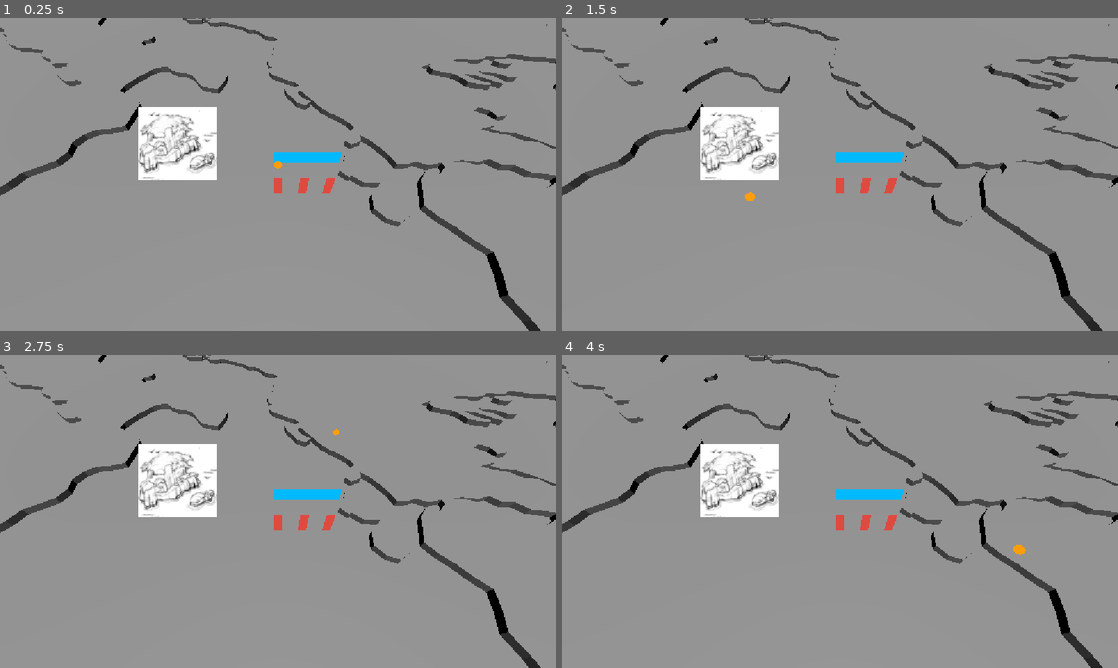
Above: before the commit, frames 1-4 (two rows, left to right).
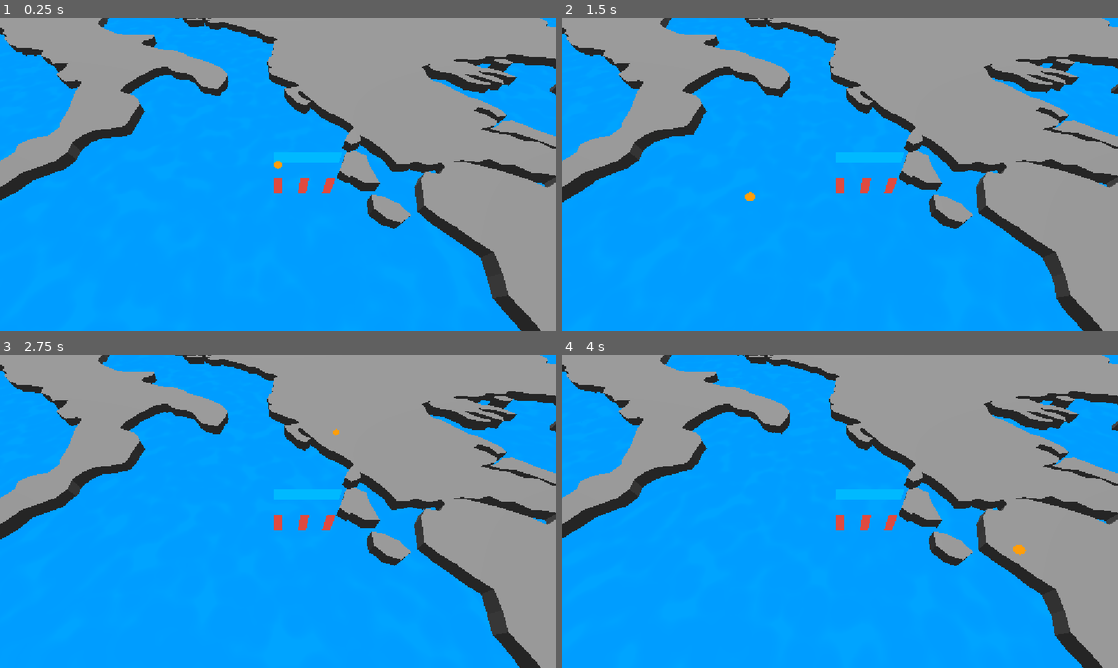
Above: after the commit, the same moments.

Repository: DatYak/Brackeys-Jam-26
Game: Godot game, scene res://scenes/game.tscn
Same seed, same stepped clock (60 frames per second), same inputs: the game is played once before the commit and once after it.
Inputs (mouse positions are in pixels of both pictures, inside the frame that each line leads up to):
- Up to frame 1 (0.25 s): no input
- Up to frame 2 (1.5 s): tap Enter (ui_accept) at 0.5, 0.77 s; move the mouse to (962, 158) at 0.52 s; hold Right (ui_right) 0.53-1.25 s; click (962, 158) at 0.67 s; drag from (728, 190) to (812, 237) at 1.27 s
- Up to frame 3 (2.75 s): move the mouse to (333, 442) at 2.02 s; hold Right (ui_right) from 2.03 s (still down)
- Up to frame 4 (4 s): release Right (ui_right) at 2.75 s; drag from (812, 574) to (673, 464) at 2.77 s; move the mouse to (1006, 558) at 3.52 s; hold Left (ui_left) from 3.53 s (still down); tap Enter (ui_accept) at 3.77 s

The runs differ from the first frame. In frame 1, 65% of the frame differs, in the area x 0-100%, y 0-100%; in frame 2, 65%; in frame 3, 65%; in frame 4, 65%.

Commit message:
adding water shader and adjusting ocean

Diff:
--- a/scenes/interactive_map.tscn
+++ b/scenes/interactive_map.tscn
@@ -2,15 +2,23 @@
 
 [ext_resource type="PackedScene" uid="uid://bx0klj2a3og8x" path="res://scenes/camera.tscn" id="1_x3wbd"]
 [ext_resource type="ArrayMesh" uid="uid://fiqkwm3yjh1c" path="res://meshes/SM_Land.obj" id="2_a5d1k"]
-[ext_resource type="ArrayMesh" uid="uid://bepn22goreu58" path="res://meshes/SM_Ocean.obj" id="3_dubcs"]
-[ext_resource type="Texture2D" uid="uid://bojbkv7me7vku" path="res://textures/T_Island_Placeholder.jpg" id="4_dubcs"]
+[ext_resource type="Shader" uid="uid://dn6xs4jqcwjdp" path="res://shaders/water.tres" id="4_y1iwg"]
 
 [sub_resource type="PlaneMesh" id="PlaneMesh_gpgns"]
 
 [sub_resource type="WorldBoundaryShape3D" id="WorldBoundaryShape3D_dvmqr"]
 
-[sub_resource type="SphereShape3D" id="SphereShape3D_dubcs"]
-radius = 4.984
+[sub_resource type="PlaneMesh" id="PlaneMesh_xw8xi"]
+size = Vector2(200, 200)
+subdivide_width = 100
+subdivide_depth = 100
+
+[sub_resource type="ShaderMaterial" id="ShaderMaterial_lijvh"]
+render_priority = 0
+shader = ExtResource("4_y1iwg")
+shader_parameter/ColorParameter = Color(0, 0.4392157, 0.73333335, 1)
+
+[sub_resource type="Environment" id="Environment_y1iwg"]
 
 [node name="InteractiveMap" type="Node" unique_id=1772888486]
 
@@ -19,6 +27,7 @@
 
 [node name="MeshInstance3D" type="MeshInstance3D" parent="Map" unique_id=1291352632]
 transform = Transform3D(90, 0, 0, 0, 90.00001, 0, 0, 0, 90.00001, 0, 0, 0)
+visible = false
 mesh = SubResource("PlaneMesh_gpgns")
 
 [node name="CollisionShape3D" type="CollisionShape3D" parent="Map" unique_id=996497350]
@@ -28,28 +37,18 @@
 [node name="Camera3D" parent="." unique_id=2076793452 instance=ExtResource("1_x3wbd")]
 transform = Transform3D(1, 0, 0, 0, 0.61977905, 0.7847764, 0, -0.7847764, 0.61977905, 0, 21.30045, 18.946604)
 
-[node name="Environment" type="Node3D" parent="." unique_id=1564010107]
+[node name="Terrain" type="Node3D" parent="." unique_id=1564010107]
 transform = Transform3D(1, 0, 0, 0, 1, 0, 0, 0, 1, 0, -0.86549187, 0)
 
-[node name="MeshInstance3D" type="MeshInstance3D" parent="Environment" unique_id=1916904293]
+[node name="Land" type="MeshInstance3D" parent="Terrain" unique_id=1916904293]
 mesh = ExtResource("2_a5d1k")
 
-[node name="MeshInstance3D2" type="MeshInstance3D" parent="Environment" unique_id=602717015]
-transform = Transform3D(1, 0, 0, 0, 1, 0, 0, 0, 1, 0, 0.86549187, 0)
-mesh = ExtResource("3_dubcs")
+[node name="Water" type="MeshInstance3D" parent="Terrain" unique_id=602717015]
+mesh = SubResource("PlaneMesh_xw8xi")
+surface_material_override/0 = SubResource("ShaderMaterial_lijvh")
 
-[node name="DirectionalLight3D" type="DirectionalLight3D" parent="Environment" unique_id=875756379]
-transform = Transform3D(1, 0, 0, 0, 0.2405025, 0.9706485, 0, -0.9706485, 0.2405025, 0, 0.86549187, 0)
+[node name="WorldEnvironment" type="WorldEnvironment" parent="." unique_id=2058455061]
+environment = SubResource("Environment_y1iwg")
 
-[node name="Node3D" type="Node3D" parent="." unique_id=30988835]
-transform = Transform3D(1, 0, 0, 0, 1, 0, 0, 0, 1, -13.048136, 2.7225094, -0.36652374)
-
-[node name="Sprite3D" type="Sprite3D" parent="Node3D" unique_id=24847536]
-billboard = 1
-texture = ExtResource("4_dubcs")
-
-[node name="Area3D" type="Area3D" parent="Node3D" unique_id=869207730]
-
-[node name="CollisionShape3D" type="CollisionShape3D" parent="Node3D/Area3D" unique_id=886377238]
-transform = Transform3D(1, 0, 0, 0, 1, 0, 0, 0, 1, 0, 0.54999995, 0)
-shape = SubResource("SphereShape3D_dubcs")
+[node name="DirectionalLight3D" type="DirectionalLight3D" parent="." unique_id=346729538]
+transform = Transform3D(1, 0, 0, 0, -0.17997956, 0.98367035, 0, -0.98367035, -0.17997956, 0, 0, 0)
--- /dev/null
+++ b/shaders/water.tres
@@ -0,0 +1,139 @@
+[gd_resource type="VisualShader" format=3 uid="uid://dn6xs4jqcwjdp"]
+
+[sub_resource type="FastNoiseLite" id="FastNoiseLite_xw8xi"]
+noise_type = 2
+seed = 2
+frequency = 0.1
+fractal_type = 0
+cellular_distance_function = 1
+
+[sub_resource type="NoiseTexture2D" id="NoiseTexture2D_243dc"]
+noise = SubResource("FastNoiseLite_xw8xi")
+seamless = true
+
+[sub_resource type="VisualShaderNodeTexture" id="VisualShaderNodeTexture_phhhr"]
+texture = SubResource("NoiseTexture2D_243dc")
+
+[sub_resource type="VisualShaderNodeVectorOp" id="VisualShaderNodeVectorOp_5w6nj"]
+default_input_values = [0, Quaternion(0, 0, 0, 0), 1, Quaternion(0, 0, 0, 0)]
+op_type = 2
+operator = 2
+
+[sub_resource type="VisualShaderNodeVectorOp" id="VisualShaderNodeVectorOp_wjwk1"]
+default_input_values = [0, Quaternion(0, 0, 0, 0), 1, Quaternion(0.098037, 0.860458, 0.496786, -0.056602)]
+op_type = 2
+operator = 5
+
+[sub_resource type="VisualShaderNodeVec4Constant" id="VisualShaderNodeVec4Constant_sxtts"]
+constant = Quaternion(2, 1.35, 2, 2)
+
+[sub_resource type="VisualShaderNodeFloatConstant" id="VisualShaderNodeFloatConstant_xw8xi"]
+constant = 1.0
+
+[sub_resource type="VisualShaderNodeFloatConstant" id="VisualShaderNodeFloatConstant_243dc"]
+
+[sub_resource type="VisualShaderNodeClamp" id="VisualShaderNodeClamp_xw8xi"]
+default_input_values = [0, Quaternion(0, 0, 0, 0), 1, Quaternion(0, 0, 0, 0), 2, Quaternion(1, 1, 1, 1)]
+op_type = 5
+
+[sub_resource type="VisualShaderNodeFloatConstant" id="VisualShaderNodeFloatConstant_phhhr"]
+
+[sub_resource type="VisualShaderNodeFloatConstant" id="VisualShaderNodeFloatConstant_5w6nj"]
+constant = 0.1
+
+[sub_resource type="VisualShaderNodeColorParameter" id="VisualShaderNodeColorParameter_xw8xi"]
+parameter_name = "ColorParameter"
+default_value_enabled = true
+default_value = Color(0, 0.4862745, 0.73333335, 1)
+
+[sub_resource type="FastNoiseLite" id="FastNoiseLite_243dc"]
+noise_type = 2
+frequency = 0.145
+fractal_type = 0
+cellular_distance_function = 1
+
+[sub_resource type="NoiseTexture2D" id="NoiseTexture2D_xw8xi"]
+noise = SubResource("FastNoiseLite_243dc")
+seamless = true
+
+[sub_resource type="VisualShaderNodeTexture" id="VisualShaderNodeTexture_xw8xi"]
+texture = SubResource("NoiseTexture2D_xw8xi")
+
+[sub_resource type="VisualShaderNodeVectorOp" id="VisualShaderNodeVectorOp_xw8xi"]
+default_input_values = [0, Quaternion(0, 0, 0, 0), 1, Quaternion(0, 0, 0, 0)]
+op_type = 2
+
+[sub_resource type="VisualShaderNodeUVFunc" id="VisualShaderNodeUVFunc_243dc"]
+default_input_values = [1, Vector2(0.005, 0.005), 2, Vector2(0, 0)]
+
+[sub_resource type="VisualShaderNodeInput" id="VisualShaderNodeInput_phhhr"]
+input_name = "time"
+
+[sub_resource type="VisualShaderNodeUVFunc" id="VisualShaderNodeUVFunc_rfrcl"]
+default_input_values = [1, Vector2(-0.005, -0.005), 2, Vector2(0, 0)]
+
+[sub_resource type="VisualShaderNodeTexture" id="VisualShaderNodeTexture_243dc"]
+texture = SubResource("NoiseTexture2D_xw8xi")
+
+[sub_resource type="VisualShaderNodeUVFunc" id="VisualShaderNodeUVFunc_phhhr"]
+default_input_values = [1, Vector2(0.01, 0.01), 2, Vector2(0, 0)]
+
+[sub_resource type="VisualShaderNodeInput" id="VisualShaderNodeInput_5w6nj"]
+input_name = "time"
+
+[sub_resource type="VisualShaderNodeInput" id="VisualShaderNodeInput_rfrcl"]
+input_name = "vertex"
+
+[sub_resource type="VisualShaderNodeInput" id="VisualShaderNodeInput_v0j86"]
+input_name = "normal"
+
+[sub_resource type="VisualShaderNodeMultiplyAdd" id="VisualShaderNodeMultiplyAdd_yktrg"]
+default_input_values = [0, Vector4(0, 0, 0, 0), 1, Vector4(1, 1, 1, 1), 2, Vector4(0, 0, 0, 0)]
+op_type = 3
+
+[resource]
+nodes/vertex/2/node = SubResource("VisualShaderNodeTexture_243dc")
+nodes/vertex/2/position = Vector2(-660, -140)
+nodes/vertex/3/node = SubResource("VisualShaderNodeUVFunc_phhhr")
+nodes/vertex/3/position = Vector2(-1060, -40)
+nodes/vertex/4/node = SubResource("VisualShaderNodeInput_5w6nj")
+nodes/vertex/4/position = Vector2(-1520, 80)
+nodes/vertex/7/node = SubResource("VisualShaderNodeInput_rfrcl")
+nodes/vertex/7/position = Vector2(-780, 660)
+nodes/vertex/8/node = SubResource("VisualShaderNodeInput_v0j86")
+nodes/vertex/8/position = Vector2(-780, 560)
+nodes/vertex/9/node = SubResource("VisualShaderNodeMultiplyAdd_yktrg")
+nodes/vertex/9/position = Vector2(20, 120)
+nodes/vertex/connections = PackedInt32Array(3, 0, 2, 0, 4, 0, 3, 2, 2, 0, 9, 0, 8, 0, 9, 1, 7, 0, 9, 2, 9, 0, 0, 0)
+nodes/fragment/0/position = Vector2(400, 240)
+nodes/fragment/2/node = SubResource("VisualShaderNodeColorParameter_xw8xi")
+nodes/fragment/2/position = Vector2(-680, -200)
+nodes/fragment/3/node = SubResource("VisualShaderNodeTexture_xw8xi")
+nodes/fragment/3/position = Vector2(-1440, -260)
+nodes/fragment/4/node = SubResource("VisualShaderNodeVectorOp_xw8xi")
+nodes/fragment/4/position = Vector2(-180, -180)
+nodes/fragment/5/node = SubResource("VisualShaderNodeUVFunc_243dc")
+nodes/fragment/5/position = Vector2(-1840, -160)
+nodes/fragment/6/node = SubResource("VisualShaderNodeInput_phhhr")
+nodes/fragment/6/position = Vector2(-2300, -40)
+nodes/fragment/8/node = SubResource("VisualShaderNodeUVFunc_rfrcl")
+nodes/fragment/8/position = Vector2(-1840, 160)
+nodes/fragment/11/node = SubResource("VisualShaderNodeTexture_phhhr")
+nodes/fragment/11/position = Vector2(-1440, 60)
+nodes/fragment/12/node = SubResource("VisualShaderNodeVectorOp_5w6nj")
+nodes/fragment/12/position = Vector2(-1140, -100)
+nodes/fragment/13/node = SubResource("VisualShaderNodeVectorOp_wjwk1")
+nodes/fragment/13/position = Vector2(-460, 20)
+nodes/fragment/14/node = SubResource("VisualShaderNodeVec4Constant_sxtts")
+nodes/fragment/14/position = Vector2(-980, 260)
+nodes/fragment/15/node = SubResource("VisualShaderNodeFloatConstant_xw8xi")
+nodes/fragment/15/position = Vector2(20, 280)
+nodes/fragment/16/node = SubResource("VisualShaderNodeFloatConstant_243dc")
+nodes/fragment/16/position = Vector2(20, 360)
+nodes/fragment/17/node = SubResource("VisualShaderNodeClamp_xw8xi")
+nodes/fragment/17/position = Vector2(-760, 20)
+nodes/fragment/18/node = SubResource("VisualShaderNodeFloatConstant_phhhr")
+nodes/fragment/18/position = Vector2(-980, 60)
+nodes/fragment/19/node = SubResource("VisualShaderNodeFloatConstant_5w6nj")
+nodes/fragment/19/position = Vector2(-980, 160)
+nodes/fragment/connections = PackedInt32Array(2, 0, 4, 0, 5, 0, 3, 0, 8, 0, 11, 0, 3, 0, 12, 0, 11, 0, 12, 1, 6, 0, 5, 2, 6, 0, 8, 2, 14, 0, 13, 1, 15, 0, 0, 1, 16, 0, 0, 3, 16, 0, 0, 2, 2, 0, 0, 0, 19, 0, 17, 2, 18, 0, 17, 1, 13, 0, 4, 1, 4, 0, 0, 5, 12, 0, 17, 0, 17, 0, 13, 0)
